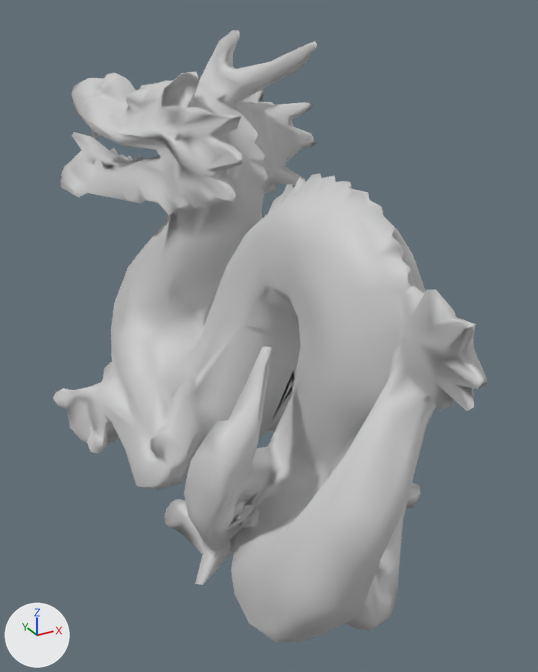
A saved change to the FBX model Nanite/Assets/Resources/QEM/Dragon_8K/Dragon_8K_1.fbx.
Both versions are drawn from a 50 mm camera at (-0.00473, -0.00979, 0.00451) aimed at (0.00021, -0.00081, 0.00002). The lights are fixed; the arrows at lower left show +X, +Y and +Z. Where no turn or scale is listed for an object, it has been applied to the vertices.

In view in the first picture: 'Untitled'.
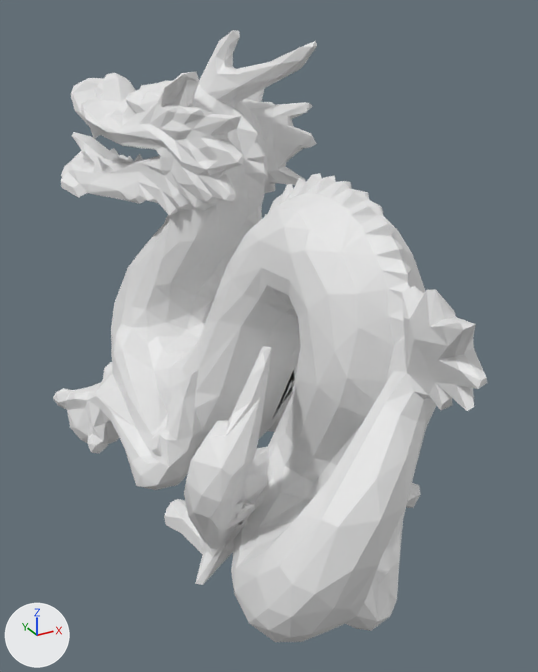
Changed parts and their boxes (x1, y1, x2, y2) in the pictures (538 x 672 px; the box of a moved part takes in the faces that stretch with it):
part 1 of me_mesh, moved or reshaped: (246, 345, 424, 609) in both
part 2 of me_mesh, moved or reshaped: (71, 158, 135, 173) in both
part 3 of me_mesh, moved or reshaped: (111, 327, 170, 393) in both
part 4 of me_mesh, recoloured (grey to white): (53, 32, 487, 642) in both

Patch to the scene script:
```diff
--- a/Nanite/Assets/Resources/QEM/Dragon_8K/Dragon_8K_1.fbx.py
+++ b/Nanite/Assets/Resources/QEM/Dragon_8K/Dragon_8K_1.fbx.py
@@ mat_material @@
+mat_material = principled_material('Material')
+mat_material.base_color = (0.8, 0.8, 0.8)  # white #e7e7e7
@@ me_mesh @@
 me_mesh.from_pydata(...)  # 2070 vertices, 4217 faces; spans x -0.00241..0.00208, y -0.00527..0.00473, z -0.00283..0.00421
 # used by ob_untitled; location = (0.0, 0.0, 0.0)
+# me_mesh part 1
+# 7 vertices are removed from x -0.00106..-0.00006, y -0.00466..-0.00217, z -0.00147..0.00046
+# 57 faces are deleted
+# 6 vertices move from x -0.00108..0.00027, y -0.00467..-0.00373, z -0.00102..0.00068 to x -0.00106..0.00027, y -0.00467..-0.00374, z -0.00101..0.00069
+# 8 vertices are added at x -0.00111..-0.00006, y -0.00466..-0.00219, z -0.00152..0.00047
+# 59 new faces join them
+# me_mesh part 2
+# 1 vertex is removed from x -0.00114, y 0.00361, z 0.00194
+# 8 faces are deleted
+# 2 vertices move from x -0.00104..-0.00049, y 0.00253..0.00354, z 0.002..0.00201 to x -0.00098..-0.00045, y 0.00247..0.00355, z 0.00198..0.00203
+# 3 vertices are added at (-0.00107, 0.00354, 0.002), (-0.00119, 0.0036, 0.00189), (-0.00112, 0.00362, 0.00197)
+# 12 new faces join them
+# me_mesh part 3
+# 5 vertices are removed from x -0.00142..-0.00114, y 0.00135..0.00203, z -0.00125..-0.00083
+# 18 faces are deleted
+# 1 vertex moves from x -0.00092, y 0.00122, z -0.00116 to x -0.00092, y 0.00121, z -0.00116
+# 2 vertices are added at (-0.00138, 0.00195, -0.00103), (-0.00128, 0.00176, -0.00091)
+# 12 new faces join them
+# me_mesh part 4: 4140 faces spanning x -0.00241..0.00208, y -0.00527..0.00473, z -0.00283..0.00421 switch from mat_defaultmaterial (light grey #cbcbcb) to mat_material (white #e7e7e7)
+# me_mesh part 5: the surface is now shaded flat
```
